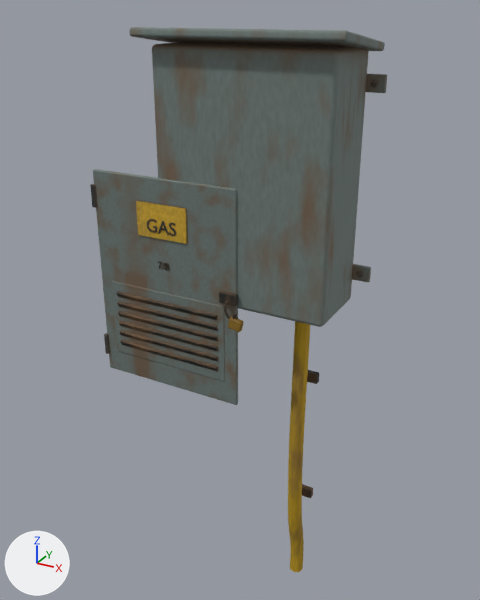
An edit to the glTF model godot/assets/models/wiktor_skrzynka.glb, drawn before and after from the same camera.
Rendered twice from a 50 mm lens placed at (0.741, -1.535, 1.646), pointed at (-0.072, -0.056, 0.907). Arrows for +X, +Y and +Z are at lower left; the lights stay in place. The picture after the commit comes second. Vertices at exactly the same position are counted once.

Before the edit, the objects in view are built like this:
```python
me_drzwi = bpy.data.meshes.new('Drzwi')
me_drzwi.from_pydata(...)  # 1916 vertices, 3764 faces; spans x -0.223..0.243, y -0.032..0.006, z -0.295..0.295
me_drzwi.materials.append(mat_drzwi_mat)  # picture img_drzwi_kolor
me_skrzynka = bpy.data.meshes.new('Skrzynka')
me_skrzynka.from_pydata(...)  # 1152 vertices, 2248 faces; spans x -0.28..0.28, y -0.14..0.11, z -1.26..0.35
me_skrzynka.materials.append(mat_skrzynka_mat)  # picture img_skrzynka_kolor
ob_drzwi = bpy.data.objects.new('Drzwi', me_drzwi)
ob_drzwi.location = (-0.215, -0.2, 0.965)
ob_skrzynka = bpy.data.objects.new('Skrzynka', me_skrzynka)
ob_skrzynka.location = (0.0, -0.1, 1.26)
```
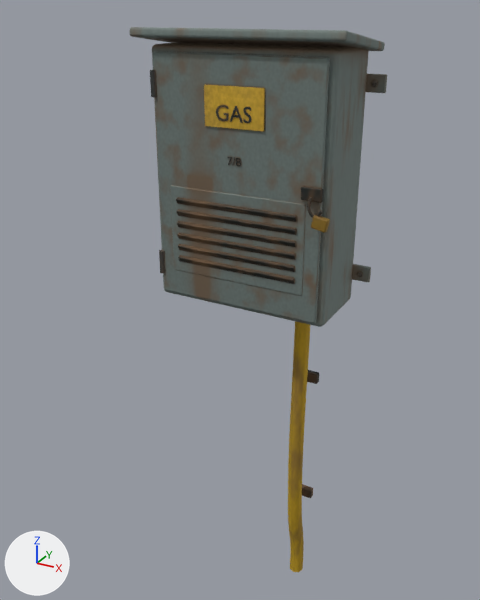
Location of each change, [x1, y1, x2, y2] in pixels of the pictures (480 x 600 px):
'Drzwi', moved
    before: [90, 169, 244, 405]
    after: [150, 51, 330, 323]
'Skrzynka', unchanged, covered by the edit
    both: [130, 27, 387, 572]

The edits, one by one:
me_drzwi is used by ob_drzwi; location (-0.215, -0.2, 0.965).
me_drzwi had 1916 vertices, 3764 faces and spanned x -0.223..0.243, y -0.032..0.006, z -0.295..0.295.
me_drzwi now has 1916 vertices, 3764 faces and spans x -0.008..0.458, y -0.038..0.0, z 0.0..0.59.
me_drzwi part 1: the whole mesh is moved by (0.215, -0.006, 0.295).
